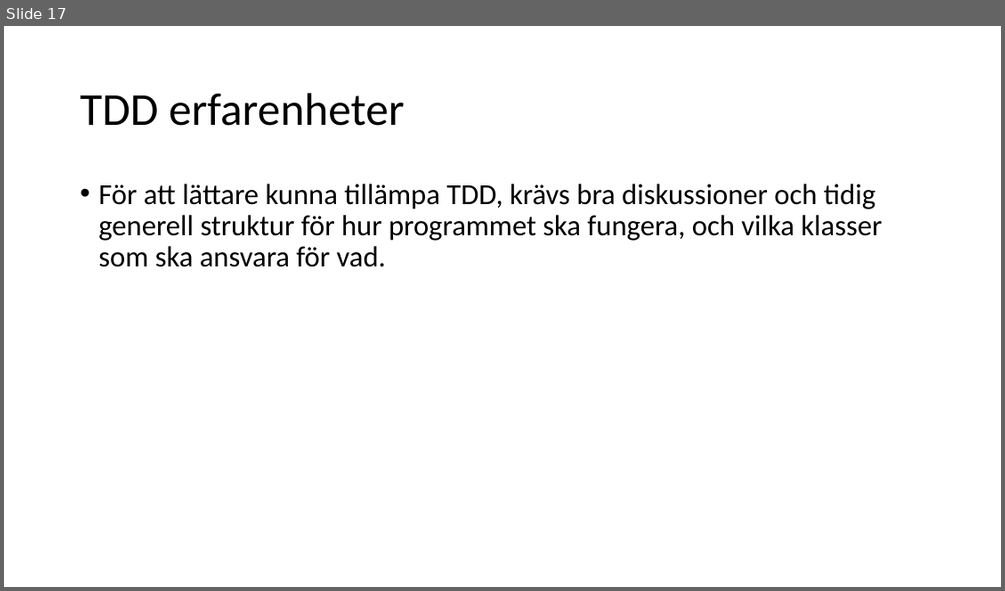
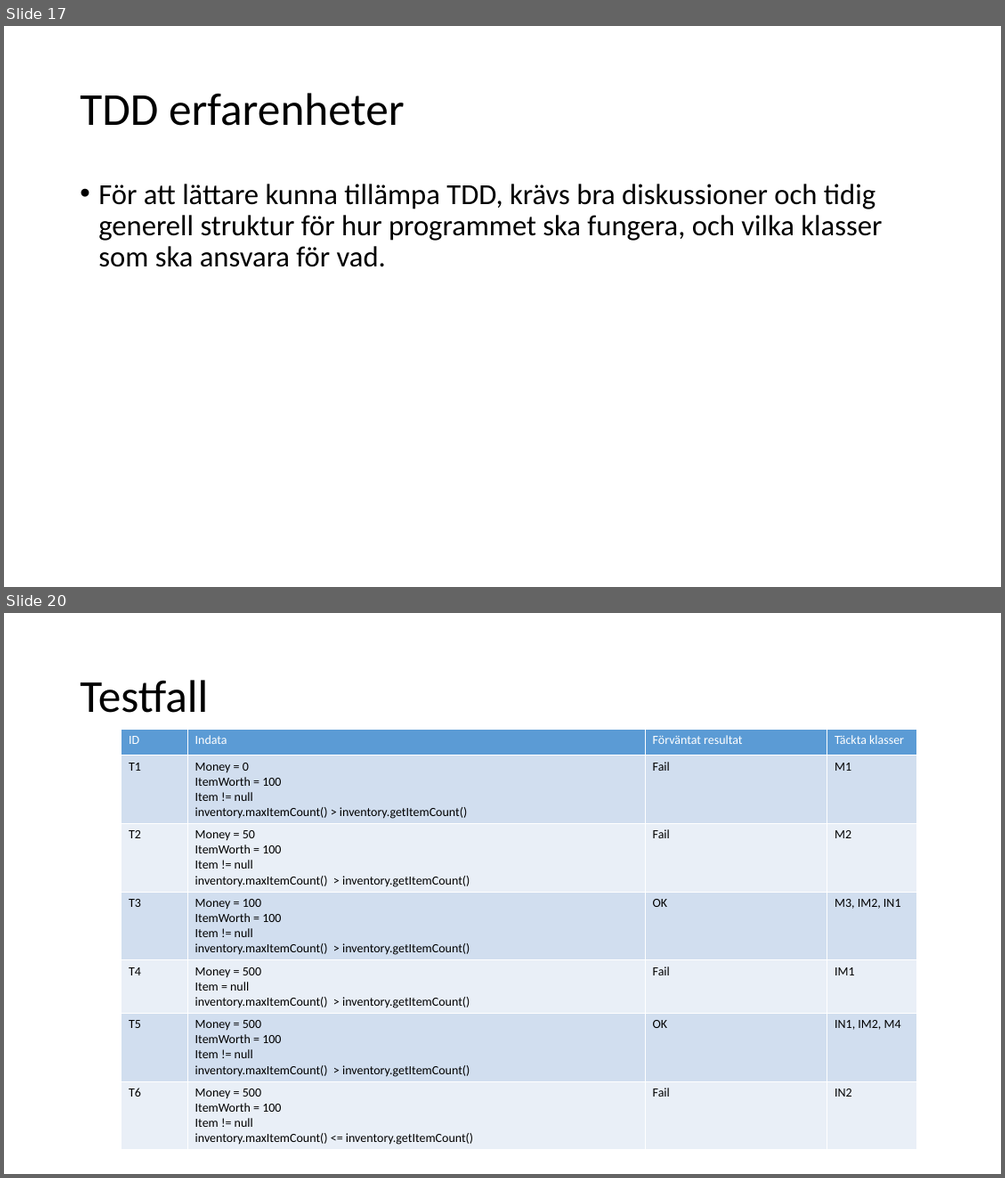
Before and after one commit to knopp10000/Inte_Roligt, a slide deck: slutredovisning.pptx. Shown one above the other, each under a label of ours: slide 17 before the commit, slides 17 and 20 after it; the slides between them are not shown. The pictures are 1005x591 and 1005x1178 pixels, drawn with LibreOffice and Linux fonts; fonts in the diff are those of the drawing. Boxes give left, top, right and bottom in pixels: in the first picture for what was removed or moved away, otherwise in the second. Text is boxed around its words. In the diff, an @@ line names an element or a change of style, - is before the commit and + after.

```diff
--- a/slutredovisning.pptx
+++ b/slutredovisning.pptx
@@ slide 20 added at box(4, 613, 1001, 1174), background #FFFFFF @@
@@ title added at box(80, 680, 208, 713), 44 pt, text #000000 @@
+Testfall
@@ table added at box(121, 729, 917, 1148), 7 rows, 4 columns @@
+ID | Indata | Förväntat resultat | Täckta klasser
+T1 | Money = 0 / ItemWorth = 100 / Item != null / inventory.maxItemCount() > inventory.getItemCount() | Fail | M1
+T2 | Money = 50 / ItemWorth = 100 / Item != null / inventory.maxItemCount() > inventory.getItemCount() | Fail | M2
+T3 | Money = 100 / ItemWorth = 100 / Item != null / inventory.maxItemCount() > inventory.getItemCount() | OK | M3, IM2, IN1
+T4 | Money = 500 / Item = null / inventory.maxItemCount() > inventory.getItemCount() | Fail | IM1
+T5 | Money = 500 / ItemWorth = 100 / Item != null / inventory.maxItemCount() > inventory.getItemCount() | OK | IN1, IM2, M4
+T6 | Money = 500 / ItemWorth = 100 / Item != null / inventory.maxItemCount() <= inventory.getItemCount() | Fail | IN2
```
Also in this commit, not shown: 4 slides changed, 3 other slides added, 3 slides removed.
